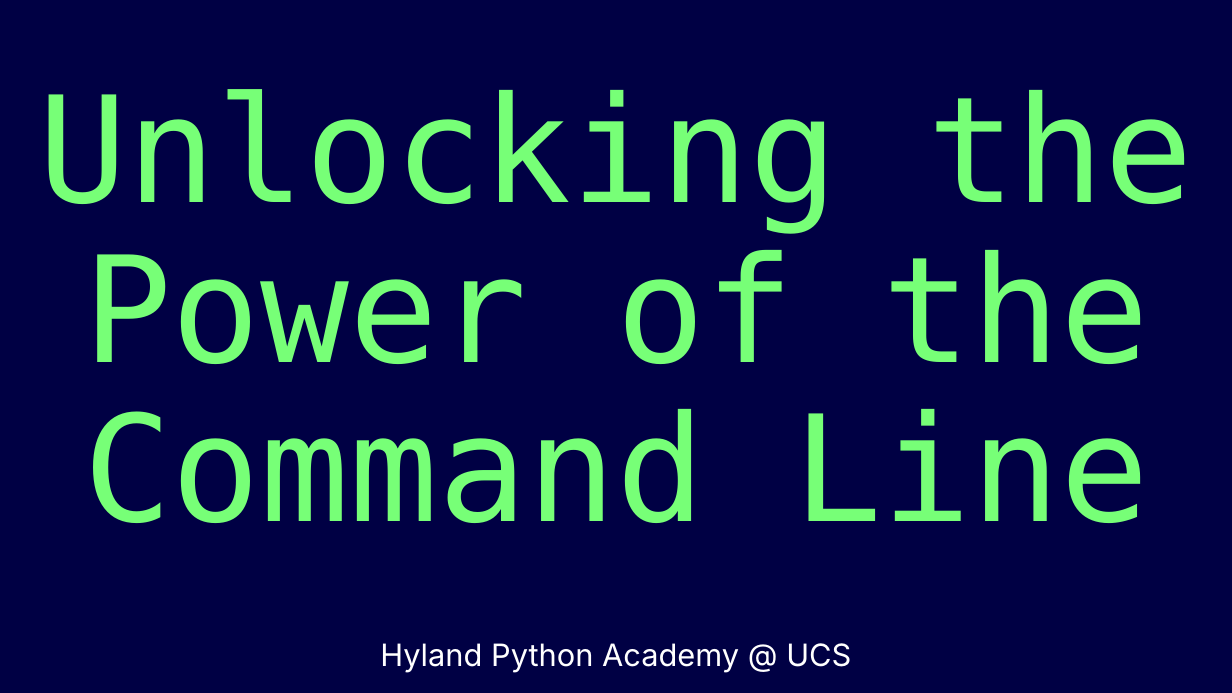
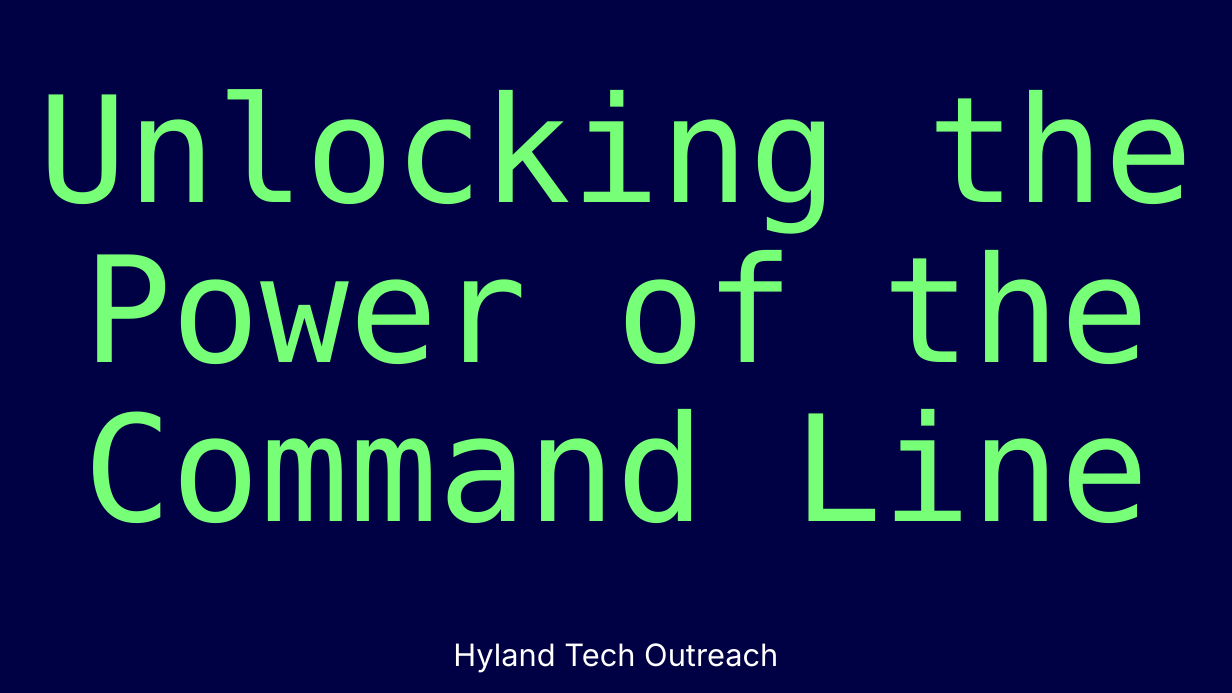
Before and after one commit to hylandtechoutreach/mcccc, a slide deck: slide 1 of CommandLinePy/CommandLinePy.pptx. Drawn at 1232x693 pixels with LibreOffice and Linux fonts; fonts in the diff are those of the drawing; background and template pictures are left out. Boxes give left, top, right and bottom in pixels: in the first picture for what was removed or moved away, otherwise in the second. Text is boxed around its words. In the diff, an @@ line names an element or a change of style, - is before the commit and + after.

```diff
--- a/CommandLinePy/CommandLinePy.pptx
+++ b/CommandLinePy/CommandLinePy.pptx
@@ subtitle at box(453, 643, 778, 673): text changed @@
-Hyland Python Academy @ UCS
+Hyland Tech Outreach
```
Also in this commit, not shown: 2 other files.
